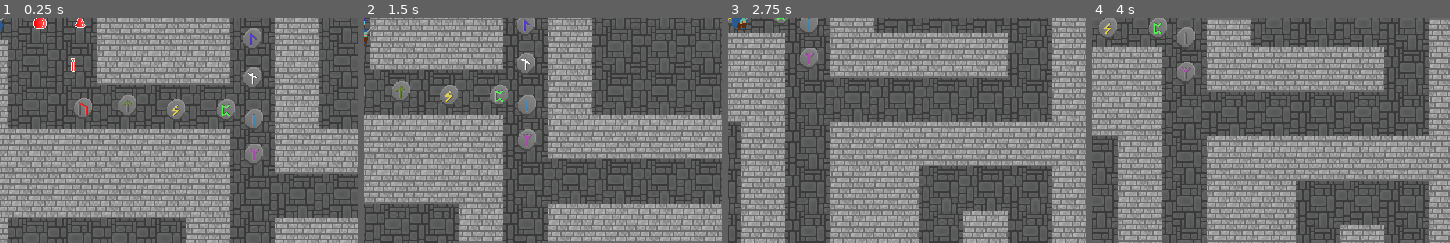
Above: before the commit, frames 1-4 (left to right).
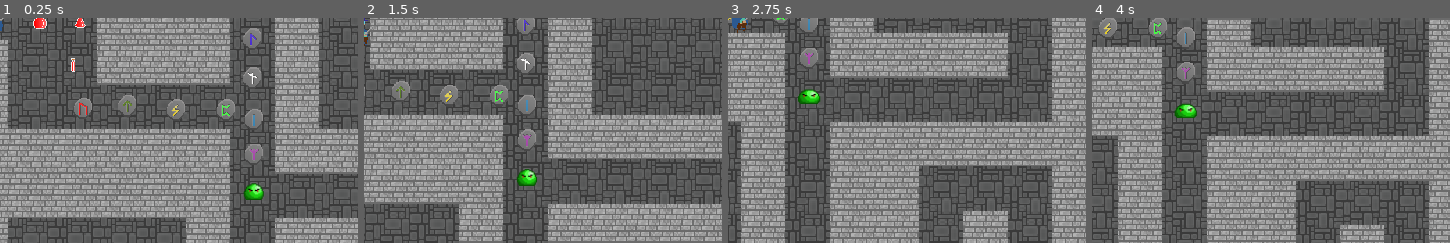
Above: after the commit, the same moments.

Repository: JCudak/ConquerDarkness
Game: Godot game, scene res://assets/scenes/main.tscn
Two runs of this game, one before a commit and one after it. Both use one fixed random seed, a clock stepped at 60 frames per second and the inputs below.
Inputs (mouse positions are % of the whole screen's width and height, from its top left):
- Up to frame 1 (0.25 s): no input
- Up to frame 2 (1.5 s): tap Enter at 0.5 s; move the mouse to (69, 45) at 0.52 s; hold D (right) 0.53-1.28 s; hold E (pickup_item) 0.53-1.28 s; click (69, 45) at 0.67 s; move the mouse to (22, 55) at 1.27 s; hold S (down) from 1.28 s (still down); tap E (pickup_item) at 1.35 s
- Up to frame 3 (2.75 s): move the mouse to (55, 28) at 2.02 s; release S (down) at 2.03 s; hold D (right) from 2.03 s (still down); hold E (pickup_item) from 2.03 s (still down)
- Up to frame 4 (4 s): move the mouse to (39, 70) at 2.77 s; release D (right) at 2.78 s; release E (pickup_item) at 2.78 s; hold W (up) 2.78-3.53 s; tap E (pickup_item) at 2.85 s; click (39, 70) at 2.92 s; move the mouse to (78, 65) at 3.52 s; hold A (left) from 3.53 s (still down); hold E (pickup_item) from 3.53 s (still down)
The pictures show only the part of the screen within x 47-97%, y 50-100%; the shares and areas given below are measured in that part.

The runs differ from the first frame. In frame 1, 0.3% of the frame differs, in the area x 68-74%, y 73-81%; in frame 2, 0.3%; in frame 3, 0.3%; in frame 4, 0.3%.

Commit message:
[10] added enemy ai (seeking, preparing, attacking and cooldown)

Diff:
--- /dev/null
+++ b/assets/scenes/enemies/slime.tscn
@@ -0,0 +1,92 @@
+[gd_scene load_steps=11 format=3 uid="uid://cxdtnlxm0y8aq"]
+
+[ext_resource type="Texture2D" uid="uid://8dqfemcpevpo" path="res://assets/sprites/slime_idle.png" id="1_3woc2"]
+[ext_resource type="Script" path="res://scripts/slime.gd" id="1_4sx4k"]
+
+[sub_resource type="AtlasTexture" id="AtlasTexture_58mwa"]
+atlas = ExtResource("1_3woc2")
+region = Rect2(0, 0, 32, 32)
+
+[sub_resource type="AtlasTexture" id="AtlasTexture_mm4bq"]
+atlas = ExtResource("1_3woc2")
+region = Rect2(32, 0, 32, 32)
+
+[sub_resource type="AtlasTexture" id="AtlasTexture_rollk"]
+atlas = ExtResource("1_3woc2")
+region = Rect2(64, 0, 32, 32)
+
+[sub_resource type="AtlasTexture" id="AtlasTexture_5ofpr"]
+atlas = ExtResource("1_3woc2")
+region = Rect2(96, 0, 32, 32)
+
+[sub_resource type="SpriteFrames" id="SpriteFrames_emk7i"]
+animations = [{
+"frames": [{
+"duration": 1.0,
+"texture": SubResource("AtlasTexture_58mwa")
+}, {
+"duration": 1.0,
+"texture": SubResource("AtlasTexture_mm4bq")
+}, {
+"duration": 1.0,
+"texture": SubResource("AtlasTexture_rollk")
+}, {
+"duration": 1.0,
+"texture": SubResource("AtlasTexture_5ofpr")
+}],
+"loop": true,
+"name": &"default",
+"speed": 10.0
+}]
+
+[sub_resource type="CapsuleShape2D" id="CapsuleShape2D_3x0fo"]
+radius = 5.0
+height = 15.0
+
+[sub_resource type="CircleShape2D" id="CircleShape2D_8on0p"]
+radius = 134.02
+
+[sub_resource type="CircleShape2D" id="CircleShape2D_rglos"]
+radius = 33.7731
+
+[node name="Slime" type="CharacterBody2D"]
+z_index = 10
+scale = Vector2(0.8, 0.8)
+collision_layer = 2
+floor_stop_on_slope = false
+floor_block_on_wall = false
+platform_floor_layers = 4294967294
+script = ExtResource("1_4sx4k")
+
+[node name="AnimatedSprite2D" type="AnimatedSprite2D" parent="."]
+position = Vector2(0, -16)
+sprite_frames = SubResource("SpriteFrames_emk7i")
+autoplay = "default"
+frame_progress = 0.848897
+
+[node name="CollisionShape2D" type="CollisionShape2D" parent="."]
+position = Vector2(0, -6.25)
+rotation = 1.5708
+shape = SubResource("CapsuleShape2D_3x0fo")
+debug_color = Color(0.752833, 0.457654, 1.92523e-07, 0.42)
+
+[node name="DetectionArea" type="Area2D" parent="."]
+collision_layer = 2
+
+[node name="CollisionShape2D" type="CollisionShape2D" parent="DetectionArea"]
+position = Vector2(0, -6)
+shape = SubResource("CircleShape2D_8on0p")
+debug_color = Color(0.29769, 0.617775, 0.340922, 0.42)
+
+[node name="AttackArea" type="Area2D" parent="."]
+collision_layer = 2
+
+[node name="CollisionShape2D" type="CollisionShape2D" parent="AttackArea"]
+position = Vector2(7.10543e-15, -6.25)
+shape = SubResource("CircleShape2D_rglos")
+debug_color = Color(0.949357, 0.164145, 0.39779, 0.42)
+
+[connection signal="body_entered" from="DetectionArea" to="." method="_on_detection_area_body_entered"]
+[connection signal="body_exited" from="DetectionArea" to="." method="_on_detection_area_body_exited"]
+[connection signal="body_entered" from="AttackArea" to="." method="_on_attack_area_body_entered"]
+[connection signal="body_exited" from="AttackArea" to="." method="_on_attack_area_body_exited"]
--- a/assets/scenes/main.tscn
+++ b/assets/scenes/main.tscn
@@ -17,6 +17,7 @@
 [ext_resource type="PackedScene" uid="uid://bbjqq6v761tyt" path="res://assets/scenes/collectables/runes/algiz_rune.tscn" id="14_vn2jk"]
 [ext_resource type="PackedScene" uid="uid://dvlk0r4g8q0vt" path="res://assets/scenes/collectables/potions/life_potion.tscn" id="15_jc17h"]
 [ext_resource type="PackedScene" uid="uid://c8usqkevbdwpn" path="res://assets/scenes/collectables/potions/small_life_potion.tscn" id="16_pekeg"]
+[ext_resource type="PackedScene" uid="uid://cxdtnlxm0y8aq" path="res://assets/scenes/enemies/slime.tscn" id="18_r7ogc"]
 
 [node name="World" type="Node2D"]
 script = ExtResource("1_jga0u")
@@ -75,3 +76,6 @@
 
 [node name="SmallLifePotion" parent="Consumables" instance=ExtResource("16_pekeg")]
 position = Vector2(110, 80)
+
+[node name="Slime" parent="." instance=ExtResource("18_r7ogc")]
+position = Vector2(240, 179)
--- a/assets/scenes/player/player.tscn
+++ b/assets/scenes/player/player.tscn
@@ -117,6 +117,8 @@
 texture_filter = 1
 position = Vector2(54, 44)
 scale = Vector2(0.9, 0.9)
+collision_mask = 3
+platform_floor_layers = 4294967293
 script = ExtResource("1_uv8wg")
 inventory = ExtResource("2_nqow7")
 
--- a/scripts/player.gd
+++ b/scripts/player.gd
@@ -2,13 +2,13 @@
 
 class_name Player
 
+const SPEED_REDUCTION = 12
 @export var speed = 100.0
-const SPEED_REDUCTION = 12
+@export var burst_speed = 250.0
 @onready var animated_sprite_2d = $AnimatedSprite2D
 @export var inventory: Inventory
 
 func _physics_process(delta):
-
 	if (absf(velocity.x) > 1.0 || absf(velocity.y) > 1.0):
 		animated_sprite_2d.animation = "running"
 	else:
--- /dev/null
+++ b/scripts/slime.gd
@@ -0,0 +1,95 @@
+extends CharacterBody2D
+
+const COLLISION_LAYERS = 1
+const SPEED_REDUCTION = 3
+enum State {IDLE, PURSUING, PREPARING_ATTACK, ATTACKING}
+
+@export var speed = 50
+@export var burst_speed = 250
+@export var dash_speed = 150
+@onready var collision_shape_2d = $CollisionShape2D
+
+var player: Player = null
+var attack_direction = null
+var current_state: State = State.IDLE
+var has_line_of_sight = false
+var on_cooldown = false
+var burst_duration = 0.2
+var dash_duration = 1
+var prepare_duration = 0.4
+var cooldown = 2.5
+var timer = 0.0
+
+func _physics_process(delta):
+	set_line_of_sight()
+	if on_cooldown:
+		timer -= delta
+		if timer <= 0:
+			on_cooldown = false
+	elif current_state == State.PREPARING_ATTACK:
+		prepare_attack()
+		timer -= delta
+		if timer <= 0:
+			current_state = State.ATTACKING
+			timer = dash_duration
+	elif current_state == State.ATTACKING:
+		dash_attack(delta)
+		timer -= delta
+		if timer <= 0:
+			on_cooldown = true
+			timer = cooldown
+			if current_state == State.ATTACKING:
+				current_state = State.PREPARING_ATTACK
+	else:
+		if has_line_of_sight:
+			pursue_player(delta)
+
+func pursue_player(delta):
+	var direction = (player.global_position - global_position).normalized()
+	velocity.x = direction[0] * speed
+	velocity.y = direction[1] * speed
+	move_and_slide()
+
+func _on_detection_area_body_entered(body):
+	if body.name == "Player":
+		player = body
+		current_state = State.PURSUING
+
+func _on_detection_area_body_exited(body):
+	if body.name == "Player":
+		current_state = State.IDLE
+		has_line_of_sight = false
+
+func _on_attack_area_body_entered(body):
+	if body.name == "Player":
+		current_state = State.PREPARING_ATTACK
+		timer = prepare_duration
+
+func _on_attack_area_body_exited(body):
+	if body.name == "Player":
+		current_state = State.PURSUING
+
+func prepare_attack():
+	if player and has_line_of_sight:
+		velocity = (player.global_position - global_position).normalized() * dash_speed
+
+func dash_attack(delta):
+	if player:
+		velocity.x = move_toward(velocity.x, 0, SPEED_REDUCTION)
+		velocity.y = move_toward(velocity.y, 0, SPEED_REDUCTION)
+		var move_vector = velocity * delta
+		var collision = move_and_collide(move_vector)
+		if collision:
+			velocity = velocity.bounce(collision.get_normal())
+
+func set_line_of_sight():
+	if player and current_state == State.PURSUING:
+		var space_state = get_world_2d().direct_space_state
+		var query = PhysicsRayQueryParameters2D.create(global_position, player.global_position)
+		query.exclude = [self]
+		query.collision_mask = COLLISION_LAYERS
+		var result = space_state.intersect_ray(query)
+		if result and result.collider.name == "Player":
+			has_line_of_sight = true
+		else:
+			has_line_of_sight = false
Not shown: 1 places in assets/scenes/main.tscn that only renumber resources
